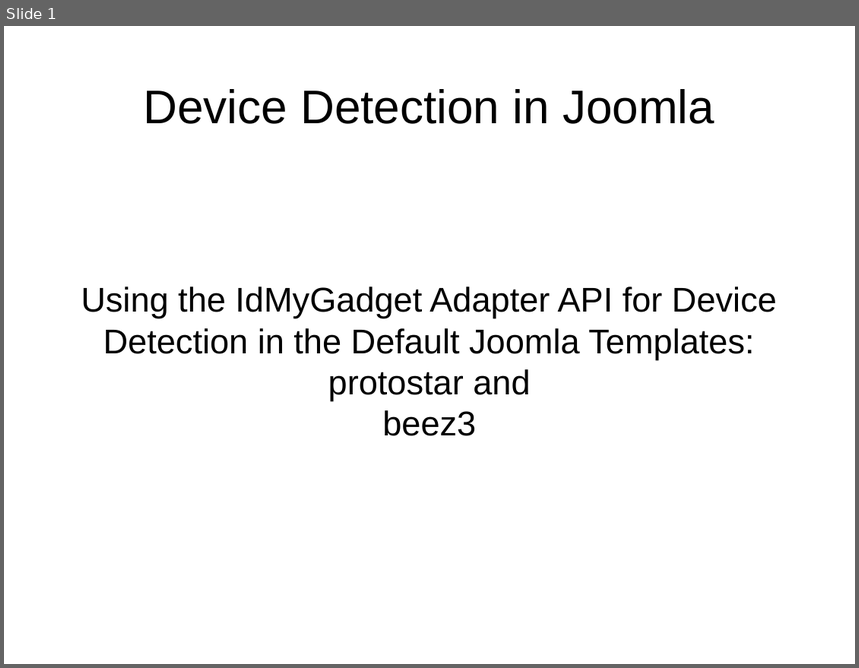
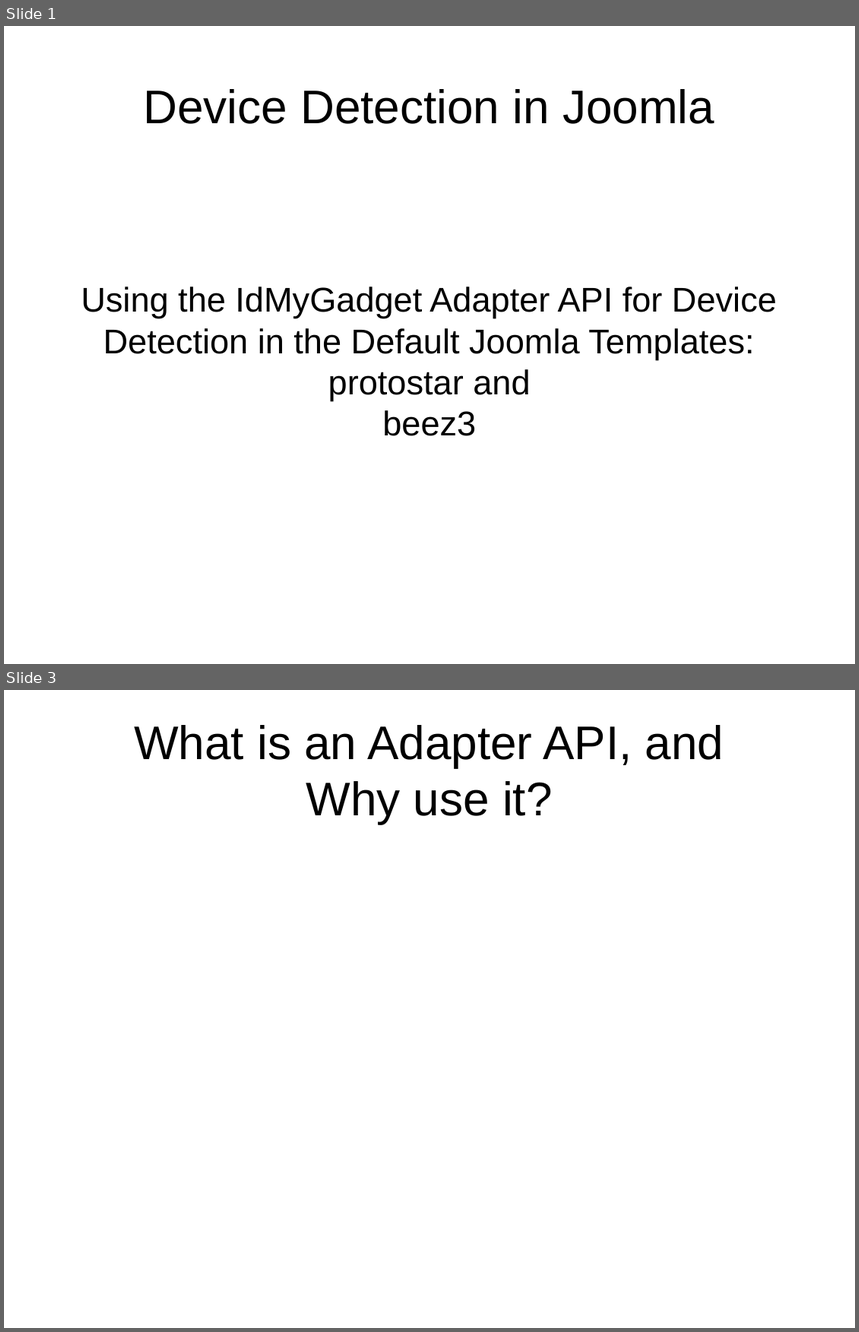
Before and after one commit to tomwhartung/jmws_accoutrements, a slide deck: presentations/2015_09-Joomla/Device_Detection-In_Protostar_and_Beez3.odp. Shown one above the other, each under a label of ours: slide 1 before the commit, slides 1 and 3 after it; the slides between them are not shown. The pictures are 859x668 and 859x1332 pixels, drawn with LibreOffice and Linux fonts; fonts in the diff are those of the drawing. Boxes give left, top, right and bottom in pixels: in the first picture for what was removed or moved away, otherwise in the second. Text is boxed around its words. In the diff, an @@ line names an element or a change of style, - is before the commit and + after.

Commit message:
Added some slides, with titles only for now, to the presentations.

```diff
--- a/presentations/2015_09-Joomla/Device_Detection-In_Protostar_and_Beez3.odp
+++ b/presentations/2015_09-Joomla/Device_Detection-In_Protostar_and_Beez3.odp
@@ slide 3 added at [4, 690, 855, 1328], background #FFFFFF @@
@@ title added at [134, 725, 724, 825], 44 pt, text #000000 @@
+What is an Adapter API, and
+Why use it?
```
Also in this commit, not shown: 3 other slides added, 1 other file.
